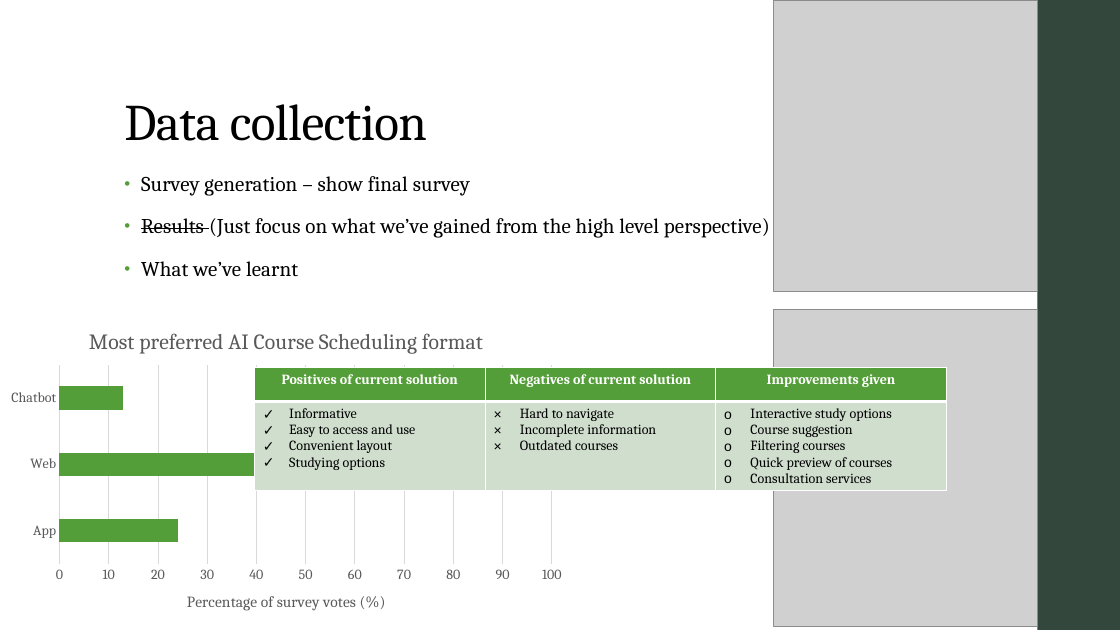
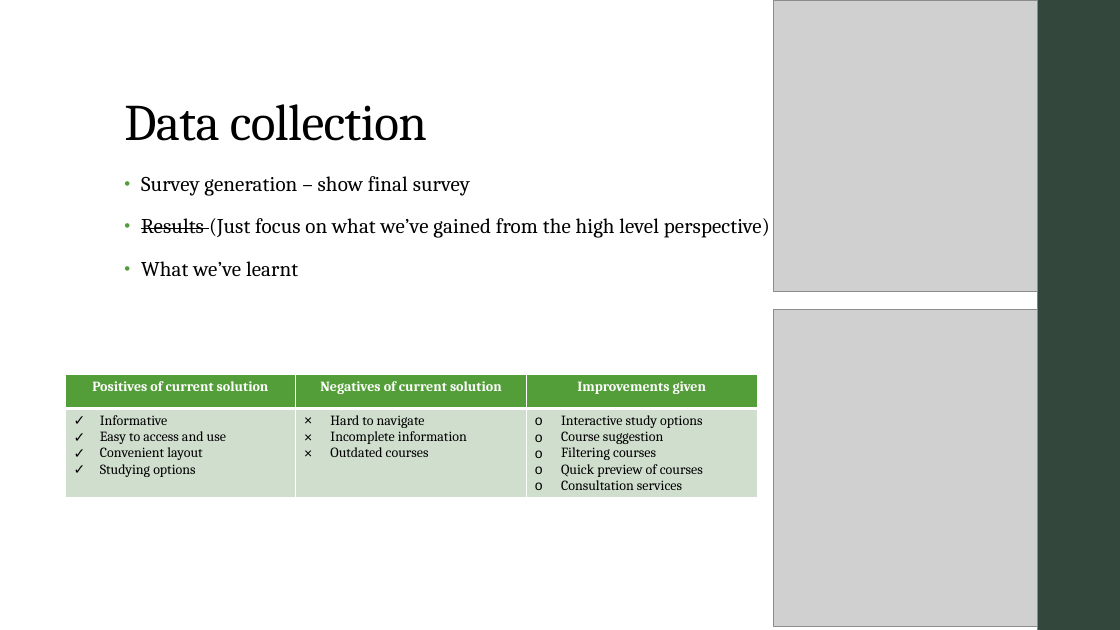
Before and after one commit to AICourseSelection/courseai, a slide deck: slide 6 of Documentation/Audit_2/Powerpoint/Audit_Presentation.pptx (slide 5 before the commit). Drawn at 1120x630 pixels with LibreOffice and Linux fonts; fonts in the diff are those of the drawing; grey boxes stand for pictures. Boxes give left, top, right and bottom in pixels: in the first picture for what was removed or moved away, otherwise in the second. Text is boxed around its words. In the diff, an @@ line names an element or a change of style, - is before the commit and + after.

```diff
--- a/Documentation/Audit_2/Powerpoint/Audit_Presentation.pptx
+++ b/Documentation/Audit_2/Powerpoint/Audit_Presentation.pptx
@@ bar chart removed at <box>0,314,573,630</box> @@
-title "Most preferred AI Course Scheduling format "
-categories: App, Web, Chatbot
-Series 1: 24, 63, 13
@@ table: place and size @@
-table at <box>255,368,948,611</box>
+table at <box>66,375,759,502</box>
```
Also in this commit, not shown: 6 other slides changed, 1 slide added.
